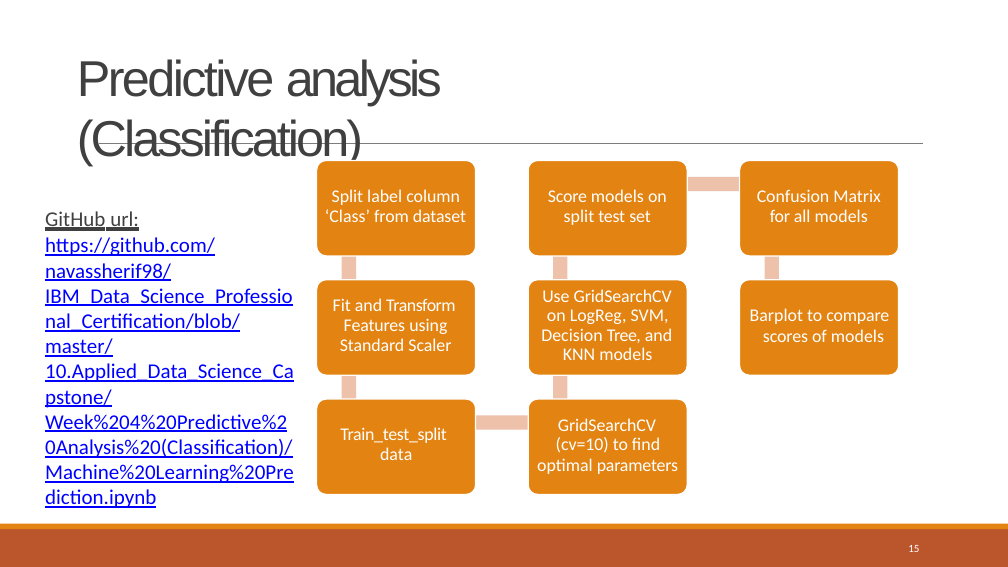
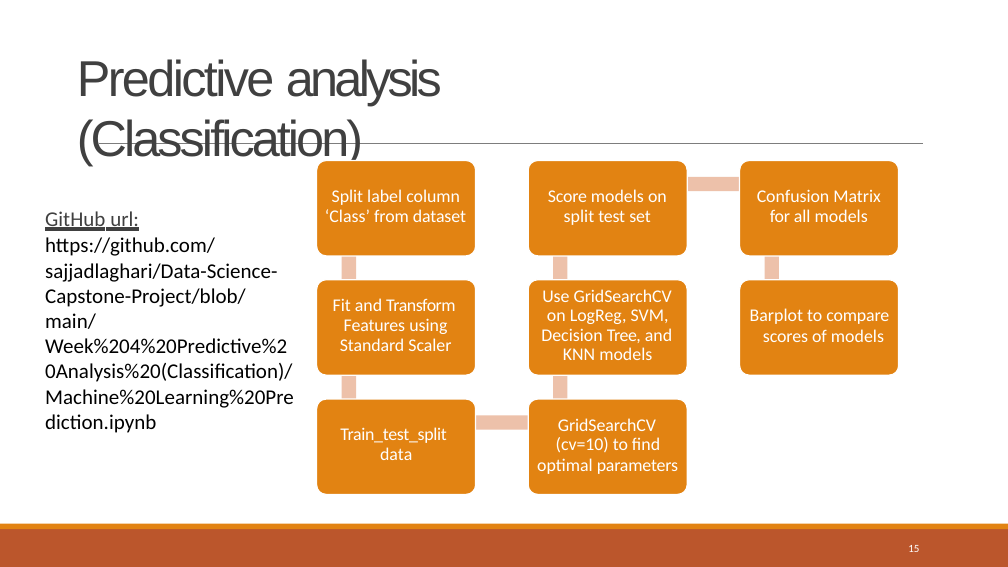
Before and after one commit to sajjadlaghari/Data-Science-Capstone-Project, a slide deck: slide 15 of Week 5 Present Your Data-Driven Insights/Data Science Journey.pptx. Drawn at 1008x567 pixels with LibreOffice and Linux fonts; fonts in the diff are those of the drawing. Boxes give left, top, right and bottom in pixels: in the first picture for what was removed or moved away, otherwise in the second. Text is boxed around its words. In the diff, an @@ line names an element or a change of style, - is before the commit and + after.

```diff
--- a/Week 5 Present Your Data-Driven Insights/Data Science Journey.pptx
+++ b/Week 5 Present Your Data-Driven Insights/Data Science Journey.pptx
@@ text at box(45, 237, 294, 433): text changed; text colour #0000FF to #000000 @@
-https://github.com/navassherif98/IBM_Data_Science_Professional_Certification/blob/master/10.Applied_Data_Science_Capstone/Week%204%20Predictive%20Analysis%20(Classification)/Machine%20Learning%20Prediction.ipynb
+https://github.com/sajjadlaghari/Data-Science-Capstone-Project/blob/main/Week%204%20Predictive%20Analysis%20(Classification)/Machine%20Learning%20Prediction.ipynb
```
Also in this commit, not shown: 9 other slides changed.
